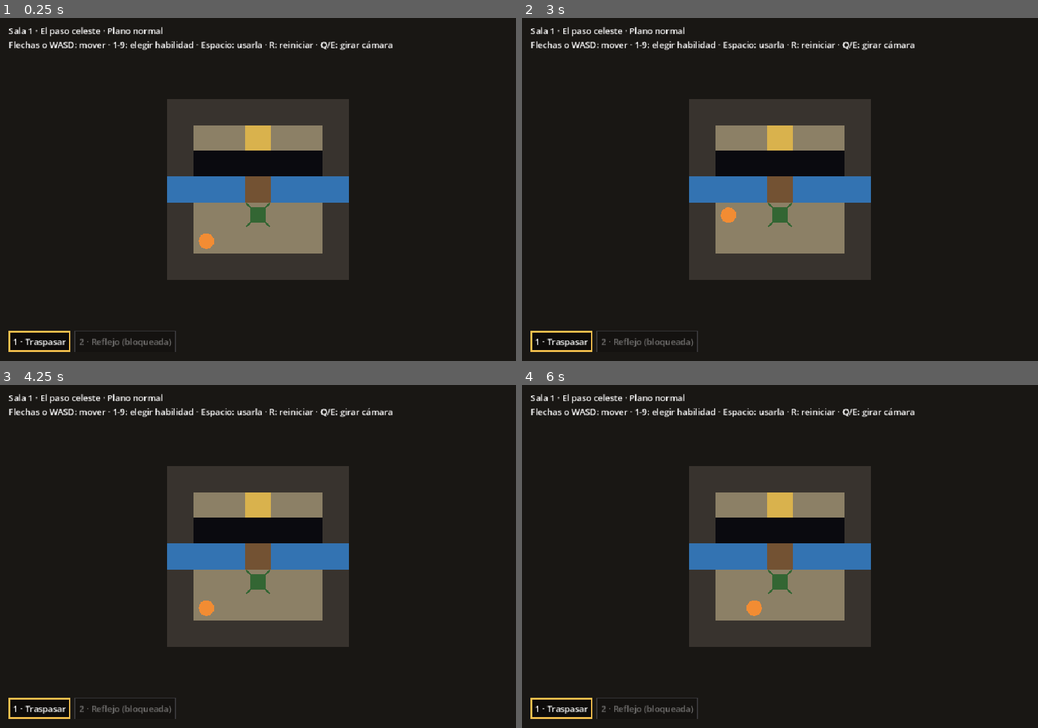
Above: before the commit, frames 1-4 (two rows, left to right).
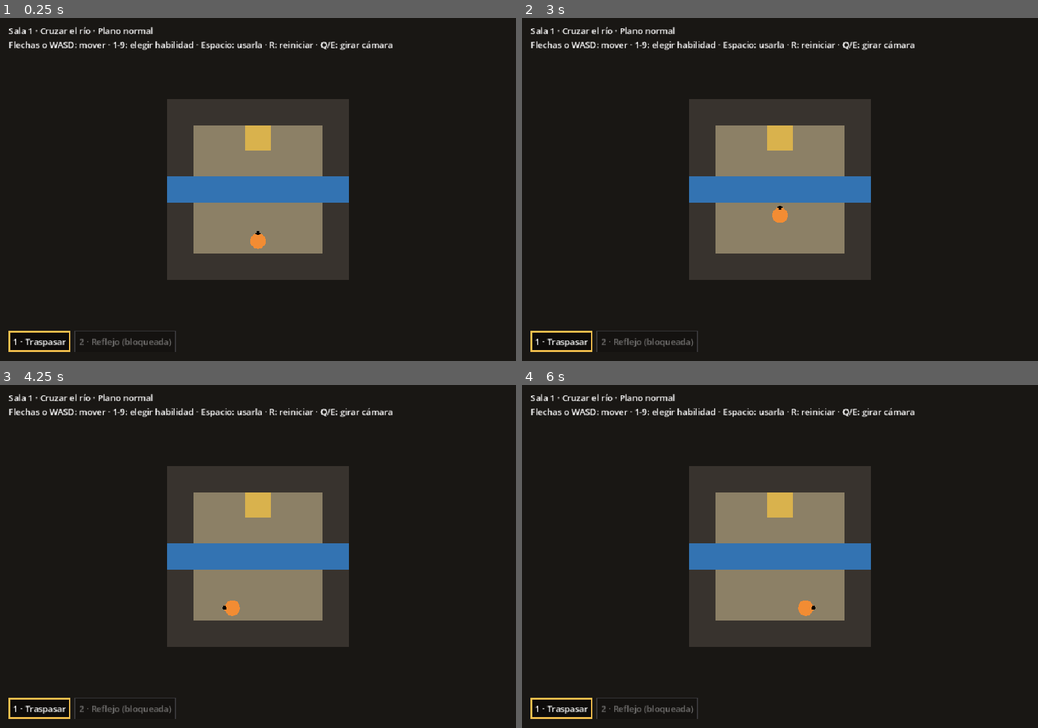
Above: after the commit, the same moments.

Repository: AngeloCS19/Juego
Game: Godot game, scene res://main.tscn
Two runs of this game, one before a commit and one after it. Both use one fixed random seed, a clock stepped at 60 frames per second and the inputs below.
Inputs:
- Up to frame 1 (0.25 s): no input
- Up to frame 2 (3 s): tap Enter at 0.5 s; hold Right 0.53-1.28 s; tap R at 0.6, 1.55, 2.1 s; tap Space at 0.77, 0.8, 1.07, 1.35, 1.52, 1.82, 2.3, 2.75 s; hold Down 1.28-2.03 s; hold Right 2.03-2.78 s; hold Up from 2.78 s (still down); tap 1 at 2.85 s
- Up to frame 3 (4.25 s): tap Space at 3.02, 3.32, 3.77, 3.8, 4.07 s; tap R at 3.05 s; release Up at 3.53 s; hold Left from 3.53 s (still down); tap 2 at 3.6 s
- Up to frame 4 (6 s): tap 3 at 4.35 s; tap Space at 4.52, 4.82, 5.3 s; tap R at 4.55 s; release Left at 5.03 s; hold Down 5.03-5.78 s; tap 4 at 5.1 s; tap Enter at 5.75 s; hold Right from 5.78 s (still down); tap 5 at 5.85 s

The runs differ from the first frame. In frame 1, 2.9% of the frame differs, in the area x 7-63%, y 2-68%; in frame 2, 2.8%; in frame 3, 2.9%; in frame 4, 2.9%.

Commit message:
Habilidad Reflejo e introducción gradual de mecánicas
- Reflejo marca la piedra de enfrente; solo las marcadas se reflejan.
- El jugador mira en una dirección (punto negro) que apuntan las habilidades.
- Cada sala declara sus habilidades disponibles en el JSON.
- Sala 1 nueva: solo cruzar el río con Traspasar. Sala 2: el vacío y
  la primera piedra a reflejar. Después, las salas existentes.
- Las pruebas juegan cada sala con la barra de habilidades real.

Co-Authored-By: Claude Opus 5.5 (1M context) <noreply@anthropic.com>
Claude-Session: https://claude.ai/code/session_01CgeRXwbMC7VvuvXY2F3GVs

Diff:
--- a/salas/rio_00.json
+++ b/salas/rio_00.json
@@ -1,18 +1,16 @@
 {
-	"nombre": "El paso celeste",
+	"nombre": "Cruzar el río",
 	"mapa": [
 		"#######",
 		"#..E..#",
-		"#vvvvv#",
-		"~~~=~~~",
+		"#.....#",
+		"~~~~~~~",
 		"#.....#",
 		"#.....#",
 		"#######"
 	],
-	"jugador": [1, 5],
+	"jugador": [3, 5],
 	"plano_espiritual": { "tipo": "reflexion", "eje": "horizontal", "valor": 3 },
-	"piedras": [
-		{ "pos": [3, 4], "fija": true }
-	],
-	"solucion": "PRRUUUU"
+	"habilidades": ["traspasar"],
+	"solucion": "PUUUU"
 }
--- a/salas/rio_01.json
+++ b/salas/rio_01.json
@@ -1,21 +1,18 @@
 {
-	"nombre": "El primer reflejo",
+	"nombre": "El paso celeste",
 	"mapa": [
-		"#########",
-		"#...E...#",
-		"#vvvvvvv#",
-		"#vvvvvvv#",
-		"~~~~=~~~~",
-		"#.......#",
-		"#.......#",
-		"#.......#",
-		"#########"
+		"#######",
+		"#..E..#",
+		"#vvvvv#",
+		"~~~~~~~",
+		"#.....#",
+		"#.....#",
+		"#######"
 	],
-	"jugador": [2, 6],
-	"plano_espiritual": { "tipo": "reflexion", "eje": "horizontal", "valor": 4 },
+	"jugador": [1, 5],
+	"plano_espiritual": { "tipo": "reflexion", "eje": "horizontal", "valor": 3 },
 	"piedras": [
-		{ "pos": [4, 5], "fija": true },
-		{ "pos": [4, 6], "fija": true }
+		{ "pos": [3, 4], "fija": true }
 	],
-	"solucion": "PRRUUUUU"
+	"solucion": "RRUFPUUUU"
 }
--- a/salas/rio_02.json
+++ b/salas/rio_02.json
@@ -1,5 +1,5 @@
 {
-	"nombre": "Empujar la piedra",
+	"nombre": "Dos piedras",
 	"mapa": [
 		"#########",
 		"#...E...#",
@@ -14,8 +14,8 @@
 	"jugador": [2, 6],
 	"plano_espiritual": { "tipo": "reflexion", "eje": "horizontal", "valor": 4 },
 	"piedras": [
-		{ "pos": [2, 5] },
+		{ "pos": [4, 5], "fija": true },
 		{ "pos": [4, 6], "fija": true }
 	],
-	"solucion": "LURRPRUUUU"
+	"solucion": "RRFURFPRUUUU"
 }
--- a/salas/rio_03.json
+++ b/salas/rio_03.json
@@ -1,22 +1,21 @@
 {
-	"nombre": "Lo que toca el agua",
+	"nombre": "Empujar la piedra",
 	"mapa": [
 		"#########",
 		"#...E...#",
 		"#vvvvvvv#",
 		"#vvvvvvv#",
-		"~~~~~~~~~",
+		"~~~~=~~~~",
 		"#.......#",
 		"#.......#",
 		"#.......#",
 		"#########"
 	],
-	"jugador": [3, 7],
+	"jugador": [2, 6],
 	"plano_espiritual": { "tipo": "reflexion", "eje": "horizontal", "valor": 4 },
 	"piedras": [
-		{ "pos": [4, 5] },
 		{ "pos": [2, 5] },
-		{ "pos": [6, 6] }
+		{ "pos": [4, 6], "fija": true }
 	],
-	"solucion": "URUDLLLURRDDRRRRULLPLUUUUU"
+	"solucion": "LURRFDRFPURUUUU"
 }
--- /dev/null
+++ b/salas/rio_04.json
@@ -0,0 +1,22 @@
+{
+	"nombre": "Lo que toca el agua",
+	"mapa": [
+		"#########",
+		"#...E...#",
+		"#vvvvvvv#",
+		"#vvvvvvv#",
+		"~~~~~~~~~",
+		"#.......#",
+		"#.......#",
+		"#.......#",
+		"#########"
+	],
+	"jugador": [3, 7],
+	"plano_espiritual": { "tipo": "reflexion", "eje": "horizontal", "valor": 4 },
+	"piedras": [
+		{ "pos": [4, 5] },
+		{ "pos": [2, 5] },
+		{ "pos": [6, 6] }
+	],
+	"solucion": "URUDLLLURRFDDRRRRULLFPLUUUUU"
+}
--- a/scripts/barra_habilidades.gd
+++ b/scripts/barra_habilidades.gd
@@ -9,6 +9,7 @@
 var habilidades: Array[Habilidad] = []
 var activa := 0
 var _casillas: Array[PanelContainer] = []
+var _textos: Array[Label] = []
 
 
 func _init(p_habilidades: Array[Habilidad]) -> void:
@@ -17,13 +18,20 @@
 	for i in habilidades.size():
 		var casilla := PanelContainer.new()
 		var texto := Label.new()
-		texto.text = "%d · %s" % [i + 1, habilidades[i].nombre]
-		if not habilidades[i].disponible:
-			texto.text += " (bloqueada)"
-			casilla.modulate.a = 0.4
 		casilla.add_child(texto)
 		add_child(casilla)
 		_casillas.append(casilla)
+		_textos.append(texto)
+	_pintar()
+
+
+## Deja disponibles solo las habilidades cuyo nombre (en minúsculas) está en la lista.
+## Cada sala dice cuáles tiene en su JSON, en "habilidades".
+func configurar(disponibles: Array) -> void:
+	for h in habilidades:
+		h.disponible = h.nombre.to_lower() in disponibles
+	if not habilidades[activa].disponible:
+		activa = 0
 	_pintar()
 
 
@@ -44,6 +52,10 @@
 
 func _pintar() -> void:
 	for i in _casillas.size():
+		_textos[i].text = "%d · %s" % [i + 1, habilidades[i].nombre]
+		if not habilidades[i].disponible:
+			_textos[i].text += " (bloqueada)"
+		_casillas[i].modulate.a = 1.0 if habilidades[i].disponible else 0.4
 		var estilo := StyleBoxFlat.new()
 		estilo.bg_color = Color(0, 0, 0, 0.5)
 		estilo.border_color = COLOR_ACTIVA if i == activa else COLOR_NORMAL
--- /dev/null
+++ b/scripts/habilidades/reflejo.gd
@@ -0,0 +1,12 @@
+class_name Reflejo
+extends Habilidad
+## Marca la piedra que el jugador tiene enfrente: su reflejo respecto al eje
+## de la sala aparece en el plano espiritual. Usarla otra vez la desmarca.
+
+
+func _init() -> void:
+	super("Reflejo")
+
+
+func usar(sala: Sala) -> void:
+	sala.marcar_enfrente()
--- a/scripts/main.gd
+++ b/scripts/main.gd
@@ -6,6 +6,7 @@
 	"res://salas/rio_01.json",
 	"res://salas/rio_02.json",
 	"res://salas/rio_03.json",
+	"res://salas/rio_04.json",
 ]
 const FONDO_NORMAL := Color(0.1, 0.09, 0.08)
 const FONDO_ESPIRITUAL := Color(0.03, 0.06, 0.12)
@@ -21,7 +22,7 @@
 
 func _ready() -> void:
 	pivote.position = get_viewport_rect().size / 2
-	var lista: Array[Habilidad] = [Traspasar.new(), Habilidad.new("Reflejo", false)]
+	var lista: Array[Habilidad] = [Traspasar.new(), Reflejo.new()]
 	barra = BarraHabilidades.new(lista)
 	barra.position = Vector2(16, get_viewport_rect().size.y - 56)
 	$Interfaz.add_child(barra)
@@ -38,6 +39,7 @@
 	sala.plano_cambiado.connect(_on_plano_cambiado)
 	sala.caida.connect(_on_caida)
 	pivote.add_child(sala)
+	barra.configurar(sala.datos.get("habilidades", ["traspasar", "reflejo"]))
 	_on_plano_cambiado(false)
 
 
--- a/scripts/sala.gd
+++ b/scripts/sala.gd
@@ -32,7 +32,8 @@
 var tamano: Vector2i
 var transformacion: Transformacion
 var jugador: Vector2i
-var piedras: Array[Dictionary] = []  # cada una: {"pos": Vector2i, "fija": bool, "flota": bool}
+var piedras: Array[Dictionary] = []  # cada una: {"pos": Vector2i, "fija": bool, "flota": bool, "marcada": bool}
+var mirando := Vector2i.UP  # hacia dónde mira el jugador (la casilla que apuntan las habilidades)
 var espiritual := false
 
 
@@ -47,9 +48,10 @@
 ## Devuelve la sala a su estado inicial (el gong).
 func reiniciar() -> void:
 	jugador = _vec(datos["jugador"])
+	mirando = Vector2i.UP
 	piedras.clear()
 	for p in datos.get("piedras", []):
-		piedras.append({"pos": _vec(p["pos"]), "fija": p.get("fija", false), "flota": false})
+		piedras.append({"pos": _vec(p["pos"]), "fija": p.get("fija", false), "flota": false, "marcada": false})
 	if espiritual:
 		espiritual = false
 		plano_cambiado.emit(false)
@@ -58,6 +60,7 @@
 
 ## Intenta mover al jugador una casilla en la dirección dada (en coordenadas del mundo).
 func mover(dir: Vector2i) -> void:
+	mirando = dir
 	var destino := jugador + dir
 	if not espiritual:
 		var i := piedra_en(destino)
@@ -84,6 +87,17 @@
 	queue_redraw()
 
 
+## Marca (o desmarca) para la transformación la piedra que el jugador tiene enfrente.
+## Solo las piedras marcadas aparecen transformadas en el plano espiritual.
+func marcar_enfrente() -> bool:
+	var i := piedra_en(jugador + mirando)
+	if i < 0:
+		return false
+	piedras[i]["marcada"] = not piedras[i]["marcada"]
+	queue_redraw()
+	return true
+
+
 func celda(c: Vector2i) -> String:
 	if c.x < 0 or c.y < 0 or c.x >= tamano.x or c.y >= tamano.y:
 		return "#"
@@ -100,7 +114,7 @@
 ## ¿Hay en esta casilla la imagen espiritual de alguna piedra?
 func imagen_en(c: Vector2i) -> bool:
 	for p in piedras:
-		if transformacion.aplicar(p["pos"]) == c:
+		if p["marcada"] and transformacion.aplicar(p["pos"]) == c:
 			return true
 	return false
 
@@ -165,12 +179,19 @@
 	for p in piedras:
 		if espiritual:
 			draw_circle(_centro(p["pos"]), TAM * 0.35, Color(CELESTE, 0.2))
-			draw_circle(_centro(transformacion.aplicar(p["pos"])), TAM * 0.4, Color(CELESTE, 0.85))
-		elif p["fija"]:
+			if p["marcada"]:
+				draw_circle(_centro(transformacion.aplicar(p["pos"])), TAM * 0.4, Color(CELESTE, 0.85))
+			continue
+		if p["fija"]:
 			_dibujar_piedra_fija(p["pos"])
 		else:
 			draw_circle(_centro(p["pos"]), TAM * (0.45 if p["flota"] else 0.38), COLOR_PIEDRA)
-	draw_circle(_centro(jugador), TAM * 0.3, Color.WHITE if espiritual else COLOR_JUGADOR)
+		if p["marcada"]:
+			draw_circle(_centro(p["pos"]), TAM * 0.47, CELESTE, false, 3.0)
+	var color_jugador := Color.WHITE if espiritual else COLOR_JUGADOR
+	draw_circle(_centro(jugador), TAM * 0.3, color_jugador)
+	# Un punto hacia donde mira, para saber qué piedra apuntan las habilidades.
+	draw_circle(_centro(jugador) + Vector2(mirando) * TAM * 0.3, TAM * 0.08, Color.BLACK)
 
 
 ## Las piedras fijas son bloques cuadrados con raíces, para que no se confundan con las que se empujan.
--- a/tests/test_reflexion.gd
+++ b/tests/test_reflexion.gd
@@ -3,6 +3,7 @@
 ## Revisa la matemática de la reflexión y que cada sala se pueda resolver con su "solucion".
 
 var fallos := 0
+var creados: Array[Node] = []  # nodos de prueba, se liberan al final
 
 
 func _init() -> void:
@@ -20,34 +21,25 @@
 		var p := Vector2i(7, -3)
 		_igual(r.aplicar(r.aplicar(p)), p, "%s: reflejar dos veces vuelve al inicio" % eje)
 
-	var pasos := {"U": Vector2i.UP, "D": Vector2i.DOWN, "L": Vector2i.LEFT, "R": Vector2i.RIGHT}
 	for ruta in DirAccess.get_files_at("res://salas"):
-		var sala := Sala.new()
-		sala.cargar("res://salas/" + ruta)
-		var lista := [false]
-		sala.completada.connect(func(): lista[0] = true)
-		for letra in sala.datos["solucion"]:
-			if letra == "P":
-				sala.cambiar_plano()
-			else:
-				sala.mover(pasos[letra])
-		_igual(lista[0], true, "%s se resuelve con su solución" % ruta)
-		sala.free()
+		if ruta.ends_with(".json"):
+			var r := _jugar(ruta, "")
+			_igual(_jugar(ruta, r.sala.datos["solucion"]).completada, true, "%s se resuelve con su solución" % ruta)
+
+	# Sin marcar la piedra con Reflejo no aparece su reflejo y no se cruza el vacío.
+	_igual(_jugar("rio_01.json", "RRUPUUUU").completada, false, "sin Reflejo no se cruza el vacío")
+	# Marcar dos veces la desmarca.
+	_igual(_jugar("rio_01.json", "RRUFFPUUUU").completada, false, "Reflejo dos veces desmarca la piedra")
+	# En la sala 1 Reflejo no está disponible.
+	_igual(_jugar("rio_00.json", "F").sala.piedras.size(), 0, "la sala 1 no tiene piedras")
 
 	# Volver al plano normal sobre el vacío es caer y reiniciar la sala.
-	var sala := Sala.new()
-	sala.cargar("res://salas/rio_00.json")
+	var r := _jugar("rio_01.json", "RRUFPUUU")  # termina parado sobre el reflejo, encima del vacío
 	var cayo := [false]
-	sala.caida.connect(func(): cayo[0] = true)
-	for letra in "PRRUUU":  # termina parado sobre el reflejo, encima del vacío
-		if letra == "P":
-			sala.cambiar_plano()
-		else:
-			sala.mover(pasos[letra])
-	sala.cambiar_plano()
+	r.sala.caida.connect(func(): cayo[0] = true)
+	r.barra.usar(r.sala)
 	_igual(cayo[0], true, "caer al volver al plano normal sobre el vacío")
-	_igual(sala.jugador, Vector2i(1, 5), "la sala se reinicia después de caer")
-	sala.free()
+	_igual(r.sala.jugador, Vector2i(1, 5), "la sala se reinicia después de caer")
 
 	# Solo una habilidad activa; no se cambia mientras Traspasar está en curso.
 	var sala_b := Sala.new()
@@ -64,8 +56,35 @@
 	barra.free()
 	sala_b.free()
 
+	for n in creados:
+		n.free()
 	print("Fallos: %d" % fallos)
 	quit(1 if fallos else 0)
+
+
+## Juega una sala con una secuencia de teclas: U D L R mueven, P usa Traspasar, F usa Reflejo.
+## Usa la barra de habilidades real, así que respeta qué habilidades tiene la sala.
+func _jugar(ruta: String, secuencia: String) -> Dictionary:
+	var sala := Sala.new()
+	sala.cargar("res://salas/" + ruta)
+	var lista: Array[Habilidad] = [Traspasar.new(), Reflejo.new()]
+	var barra := BarraHabilidades.new(lista)
+	barra.configurar(sala.datos.get("habilidades", ["traspasar", "reflejo"]))
+	var resultado := {"sala": sala, "barra": barra, "completada": false}
+	sala.completada.connect(func(): resultado["completada"] = true)
+	var pasos := {"U": Vector2i.UP, "D": Vector2i.DOWN, "L": Vector2i.LEFT, "R": Vector2i.RIGHT}
+	for letra in secuencia:
+		match letra:
+			"P":
+				if barra.elegir(0, sala):
+					barra.usar(sala)
+			"F":
+				if barra.elegir(1, sala):
+					barra.usar(sala)
+			_:
+				sala.mover(pasos[letra])
+	creados.append_array([sala, barra])
+	return resultado
 
 
 func _igual(obtenido, esperado, nombre: String) -> void:
Not shown, added: scripts/habilidades/reflejo.gd.uid
Not shown, changed: README.md
